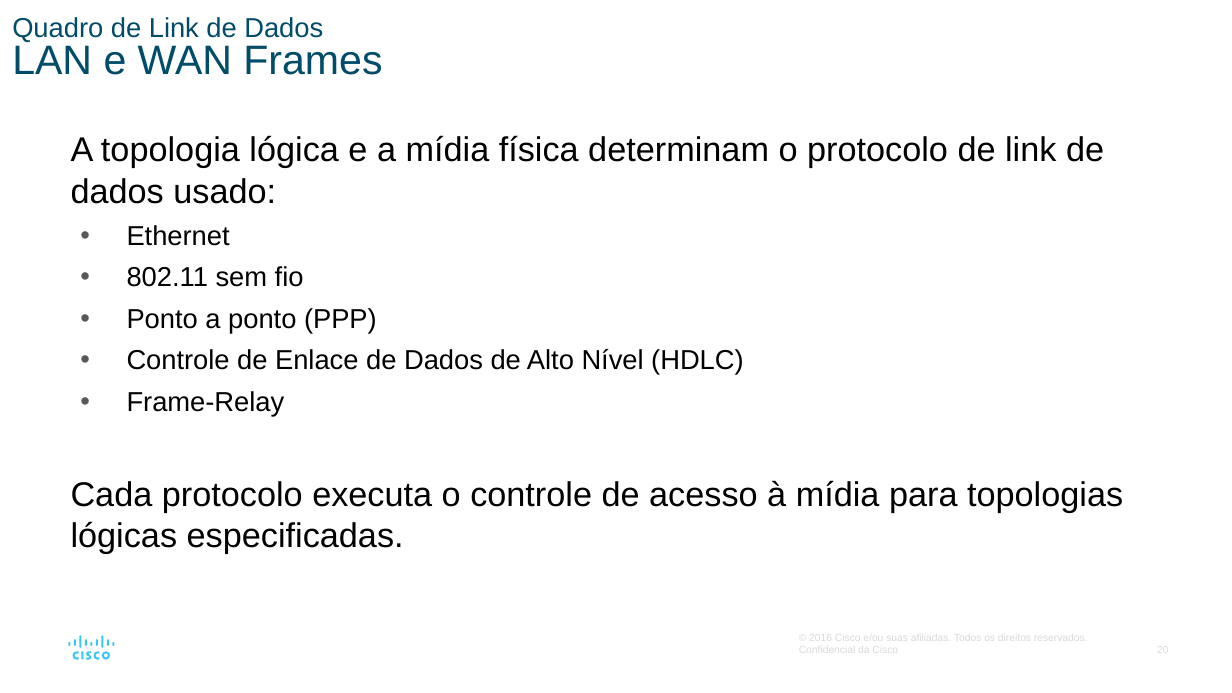
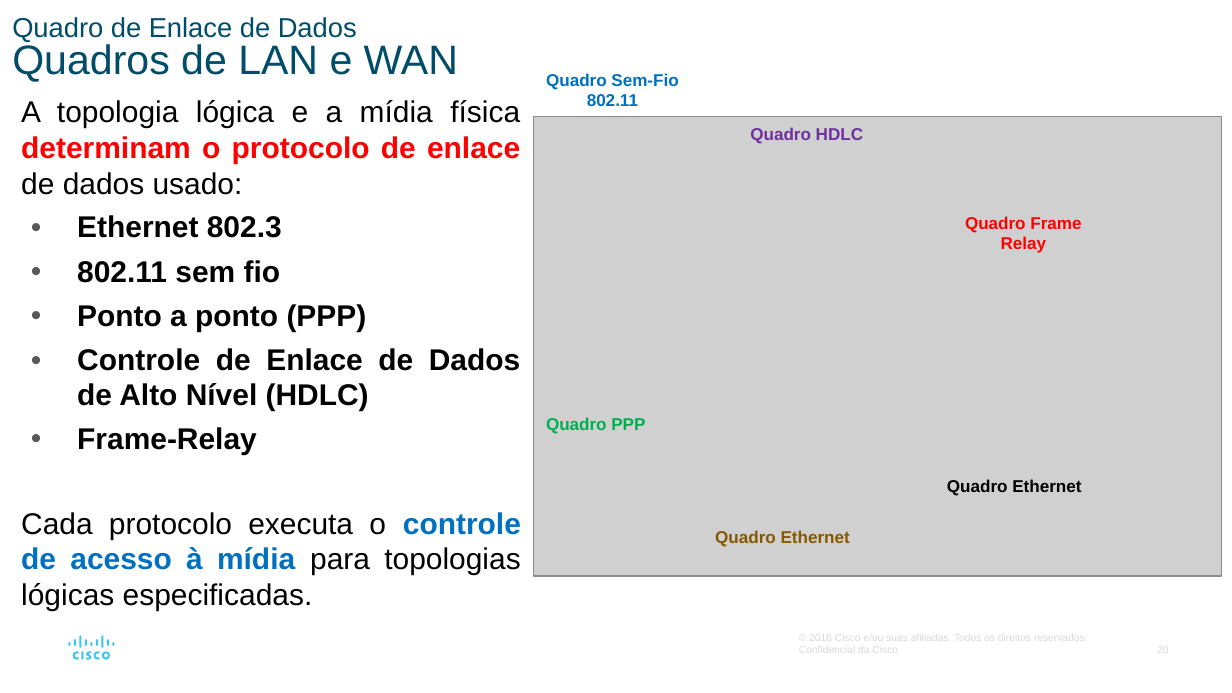
Before and after one commit to vaamonde/netacad, a slide deck: slide 20 of 02-CCNA-200-301-v7/01-CCNA-IntroducaoAsRedes-v7.02/01-Modulo01-PPTS/Modulo06-CamadaDeEnlace.pptx. Drawn at 1232x693 pixels with LibreOffice and Linux fonts; fonts in the diff are those of the drawing; grey boxes stand for pictures. Boxes give left, top, right and bottom in pixels: in the first picture for what was removed or moved away, otherwise in the second. Text is boxed around its words. In the diff, an @@ line names an element or a change of style, - is before the commit and + after.

```diff
--- a/02-CCNA-200-301-v7/01-CCNA-IntroducaoAsRedes-v7.02/01-Modulo01-PPTS/Modulo06-CamadaDeEnlace.pptx
+++ b/02-CCNA-200-301-v7/01-CCNA-IntroducaoAsRedes-v7.02/01-Modulo01-PPTS/Modulo06-CamadaDeEnlace.pptx
@@ title at bbox=[12, 17, 458, 82]: text changed @@
-Quadro de Link de Dados
-LAN e WAN Frames
+Quadro de Enlace de Dados
+Quadros de LAN e WAN
@@ text "A topologia lógica e a ...": place and size @@
-text "A topologia lógica e a ..." at bbox=[71, 135, 1123, 553]
+text "A topologia lógica e a ..." at bbox=[21, 100, 521, 611]
@@ text added at bbox=[546, 73, 678, 106], 10 pt, text #0070C0, bold @@
+Quadro Sem-Fio
+802.11
@@ text at bbox=[21, 100, 520, 238]: text changed; size 20 to 17.5 pt @@
-A topologia lógica e a mídia física determinam o protocolo de link de dados usado:
-  • Ethernet
+A topologia lógica e a mídia física determinam o protocolo de enlace de dados usado:
+  • Ethernet 802.3
@@ picture added at bbox=[533, 117, 1221, 577] @@
@@ text added at bbox=[750, 127, 863, 144], 10 pt, text #7030A0, bold @@
+Quadro HDLC
@@ text added at bbox=[965, 216, 1081, 253], 10 pt, text #FF0000, bold @@
+Quadro Frame
+Relay
@@ text at bbox=[21, 260, 521, 611]: size 16 to 17.5 pt in "802.11 sem fio", "Ponto a ponto (PPP)", "Controle de Enlace de Dados de Alto ...", "Frame-Relay"; bold on in "802.11 sem fio", "Ponto a ponto (PPP)", "Controle de Enlace de Dados de Alto ...", "Frame-Relay" and 1 more places; size 20 to 17.5 pt in "Cada protocolo executa o controle de acesso ..."; text colour #000000 to #0070C0 in "controle de acesso à mídia"; alignment left to justified @@
@@ text added at bbox=[546, 417, 645, 434], 10 pt, text #00B050, bold @@
+Quadro PPP
@@ text added at bbox=[947, 479, 1081, 496], 10 pt, text #000000, bold @@
+Quadro Ethernet
@@ text added at bbox=[715, 530, 850, 547], 10 pt, text #875802, bold @@
+Quadro Ethernet
```
Also in this commit, not shown: 17 other slides changed, 3 other files.
